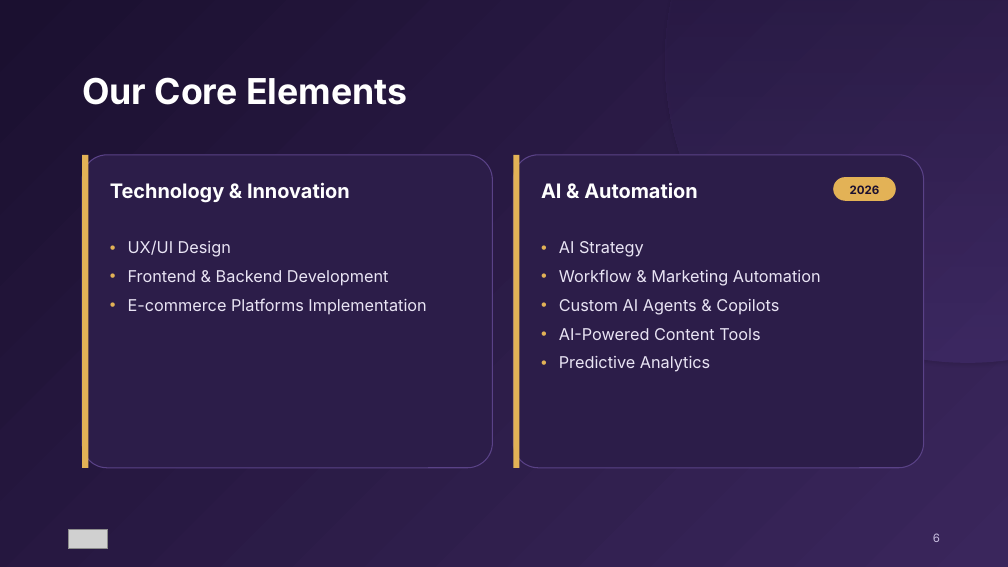
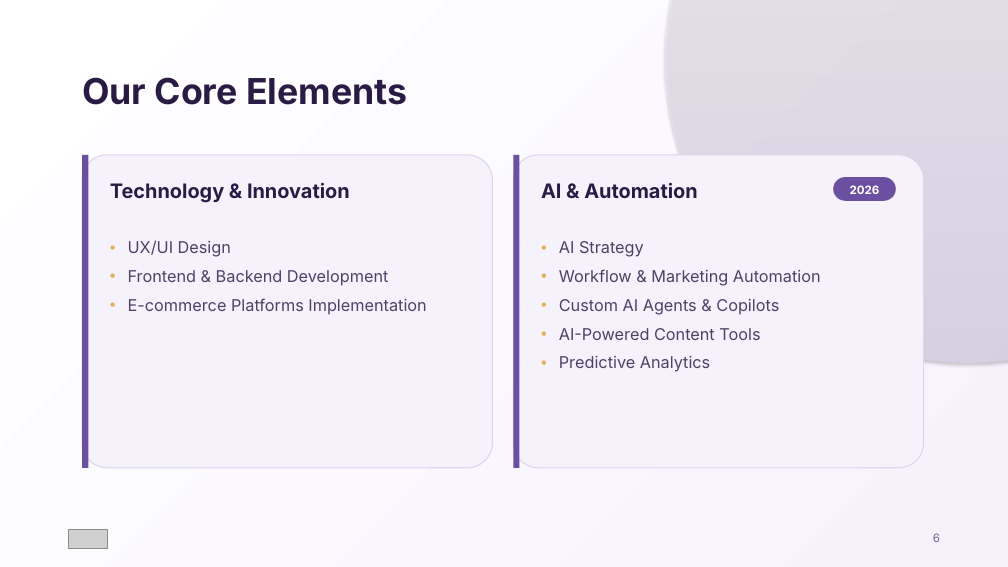
Before and after one commit to patriciobrunoar/alkimia, a slide deck: slide 6 of decks/jcs-miami-dade/JCS-Case-Miami-Dade-Alkimia.pptx. Drawn at 1008x567 pixels with LibreOffice and Linux fonts; fonts in the diff are those of the drawing; grey boxes stand for pictures. Boxes give left, top, right and bottom in pixels: in the first picture for what was removed or moved away, otherwise in the second. Text is boxed around its words. In the diff, an @@ line names an element or a change of style, - is before the commit and + after.

```diff
--- a/decks/jcs-miami-dade/JCS-Case-Miami-Dade-Alkimia.pptx
+++ b/decks/jcs-miami-dade/JCS-Case-Miami-Dade-Alkimia.pptx
@@ background gradient #1B1030 to #3A265C to gradient #FFFFFF to #F6F2FC @@
@@ ellipse at [665, 0, 1008, 363]: fill gradient #5B3F94 to #1B1030 to gradient #E4DAF5 to #FFFFFF @@
@@ rounded rectangle at [82, 155, 493, 468]: fill #2C1D49 to #F5F2FB; outline #5A4287 1 pt to #DDD4EE 1 pt @@
@@ rounded rectangle at [513, 155, 924, 468]: fill #2C1D49 to #F5F2FB; outline #5A4287 1 pt to #DDD4EE 1 pt @@
@@ text colour #FFFFFF to #2A1B45 in 3 elements at [82, 77, 407, 105], [110, 182, 350, 203], [541, 182, 698, 198] @@
@@ text "2026" at [850, 185, 880, 194]: text colour #1B1030 to #FFFFFE @@
@@ fill #E3B256 to #6B4FA1 in 3 elements at [82, 155, 88, 468], [513, 155, 520, 468], [833, 177, 896, 200] @@
@@ text "UX/UI Design" at [128, 240, 426, 315]: text colour #E9E4F4 to #4B4366 @@
@@ text "AI Strategy" at [559, 241, 821, 372]: text colour #E9E4F4 to #4B4366 @@
@@ text "6" at [933, 533, 940, 542]: text colour #C9BFE0 to #6F6890 @@
```
Also in this commit, not shown: 41 other slides changed, 14 other files.
